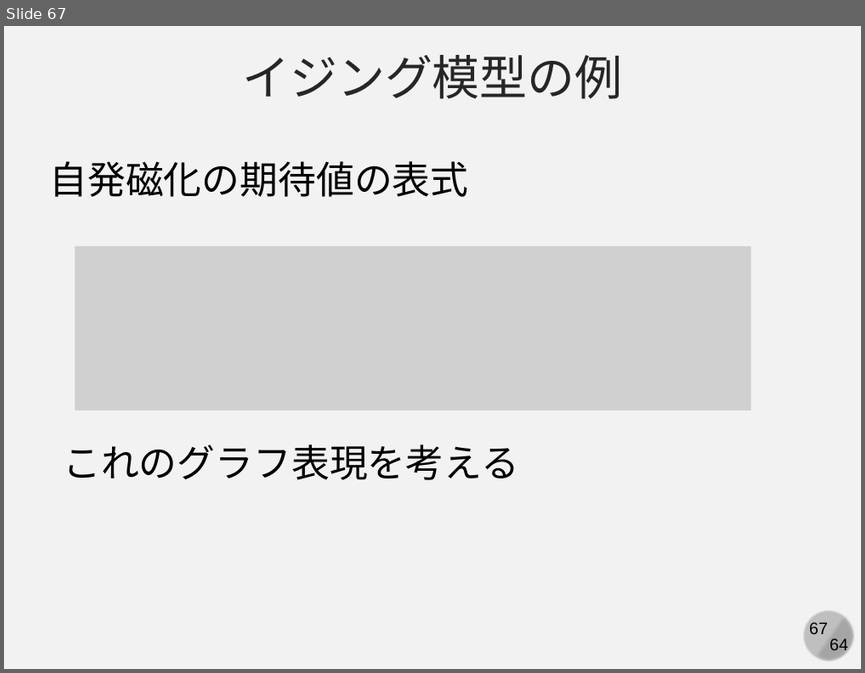
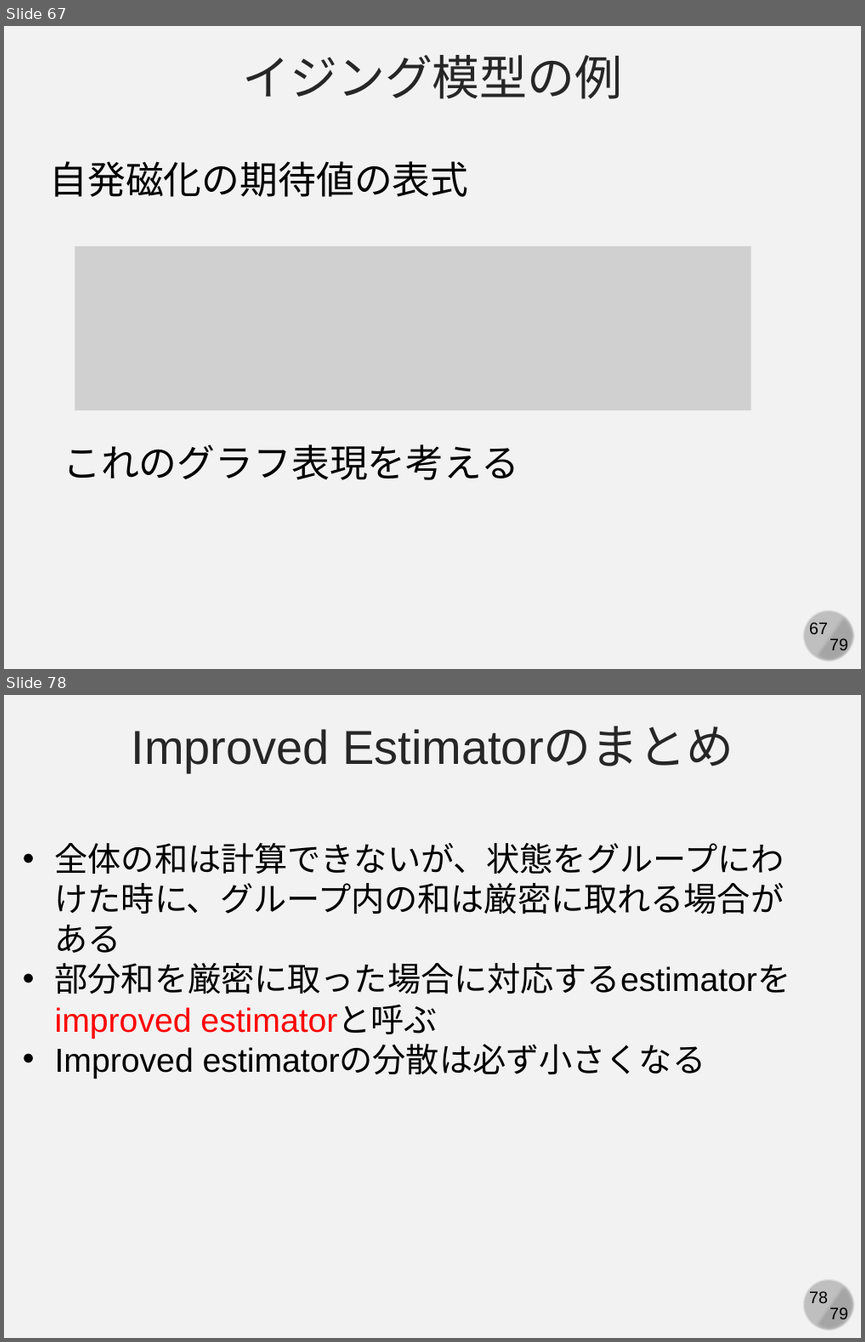
Before and after one commit to kaityo256/simulation_engineering, a slide deck: 04_mc_advanced/simulation04.pptx. Shown one above the other, each under a label of ours: slide 67 before the commit, slides 67 and 78 after it; the slides between them are not shown. The pictures are 865x673 and 865x1342 pixels, drawn with LibreOffice and Linux fonts; fonts in the diff are those of the drawing; grey boxes stand for pictures. Boxes give left, top, right and bottom in pixels: in the first picture for what was removed or moved away, otherwise in the second. Text is boxed around its words. In the diff, an @@ line names an element or a change of style, - is before the commit and + after.

```diff
--- a/04_mc_advanced/simulation04.pptx
+++ b/04_mc_advanced/simulation04.pptx
@@ slide 78 added at (4, 695, 861, 1338), background #F2F2F2; not listed: 4 template elements that a slide beside it also shows @@
@@ text added at (132, 726, 733, 772), 40 pt, text #262626 @@
+Improved Estimatorのまとめ
@@ text added at (55, 843, 791, 1078), 28 pt, text #000000 @@
+• 全体の和は計算できないが、状態をグループにわけた時に、グループ内の和は厳密に取れる場合がある
+• 部分和を厳密に取った場合に対応するestimatorをimproved estimatorと呼ぶ
+• Improved estimatorの分散は必ず小さくなる
@@ slide 67 changed as well @@
@@ text at (829, 638, 848, 654): text changed @@
-64
+79
```
Also in this commit, not shown: 67 other slides changed, 10 other slides added, 1 slide removed, 7 other files.
